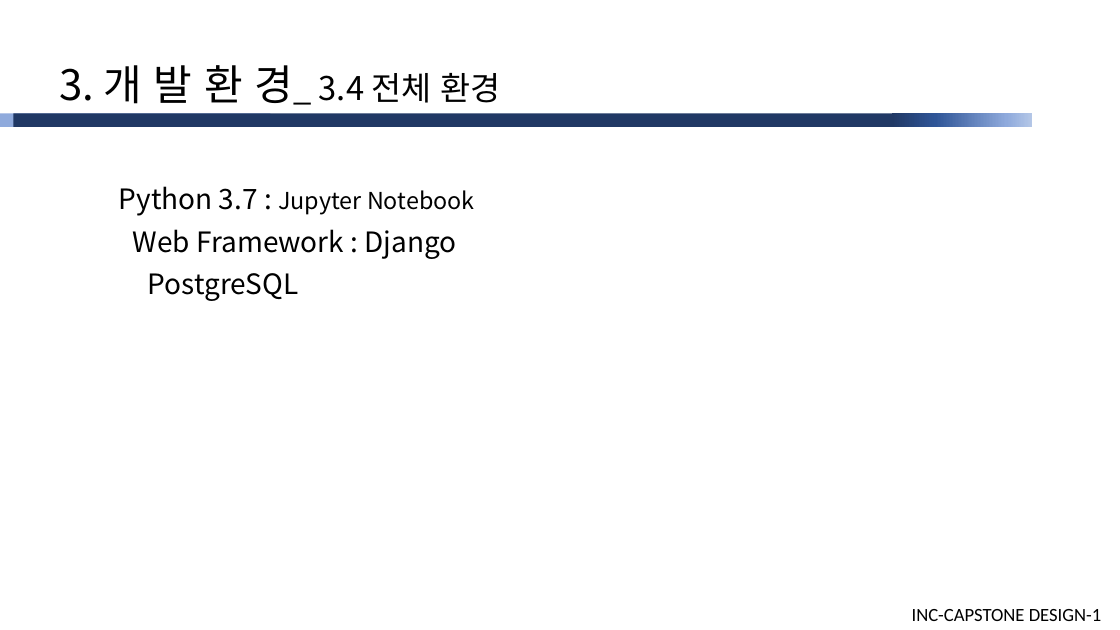
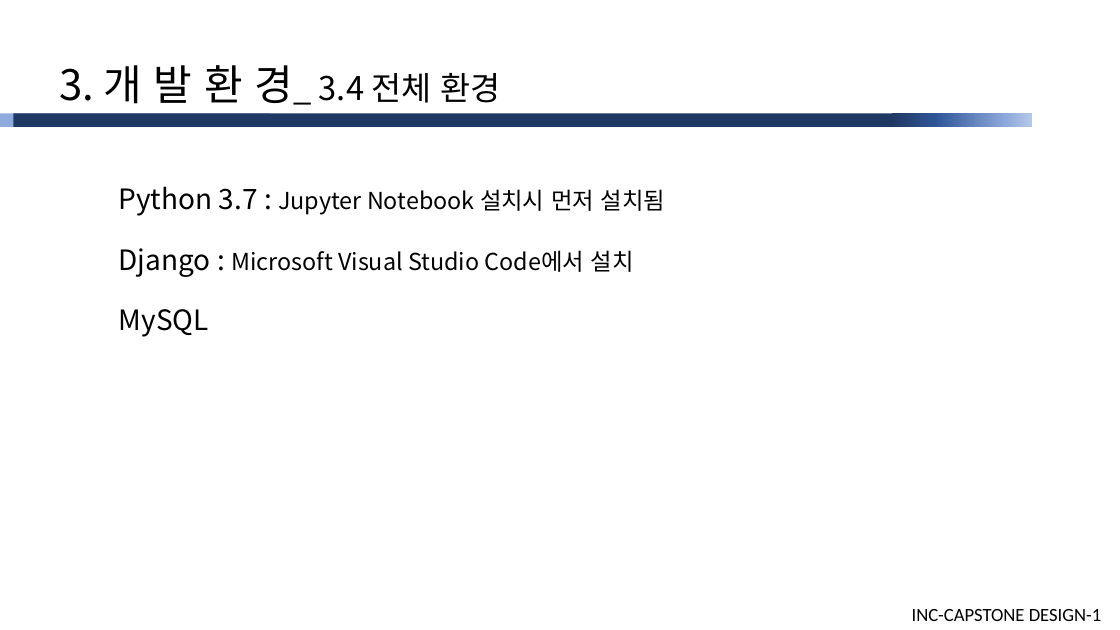
Before and after one commit to cutiecrab/CAR, a slide deck: slide 10 of 주차별 상세/10주/[피드백미반영]산학캡스톤디자인1_발표자료(10주).pptx. Drawn at 1120x630 pixels with LibreOffice and Linux fonts; fonts in the diff are those of the drawing. Boxes give left, top, right and bottom in pixels: in the first picture for what was removed or moved away, otherwise in the second. Text is boxed around its words. In the diff, an @@ line names an element or a change of style, - is before the commit and + after.

```diff
--- a/주차별 상세/10주/[피드백미반영]산학캡스톤디자인1_발표자료(10주).pptx
+++ b/주차별 상세/10주/[피드백미반영]산학캡스톤디자인1_발표자료(10주).pptx
@@ text at box(119, 186, 665, 216): text changed @@
-Python 3.7 : Jupyter Notebook
+Python 3.7 : Jupyter Notebook 설치시 먼저 설치됨
@@ text at box(119, 248, 634, 277): text changed; size 24 to 20 pt @@
-Web Framework : Django
+Django : Microsoft Visual Studio Code에서 설치
@@ text at box(119, 309, 209, 337): text changed @@
-PostgreSQL
+MySQL
```
Also in this commit, not shown: 8 other slides changed, 15 other files.
